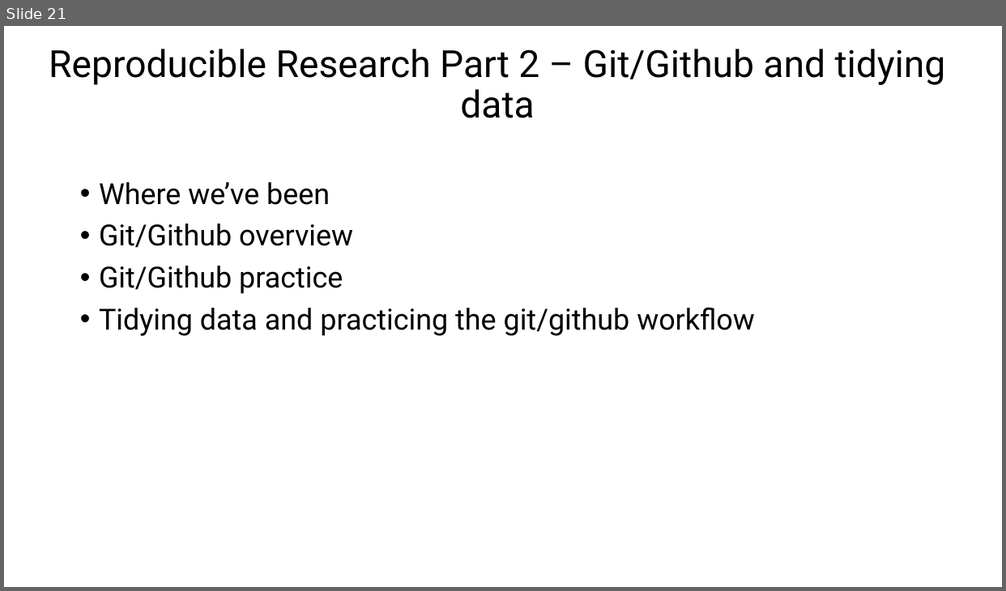
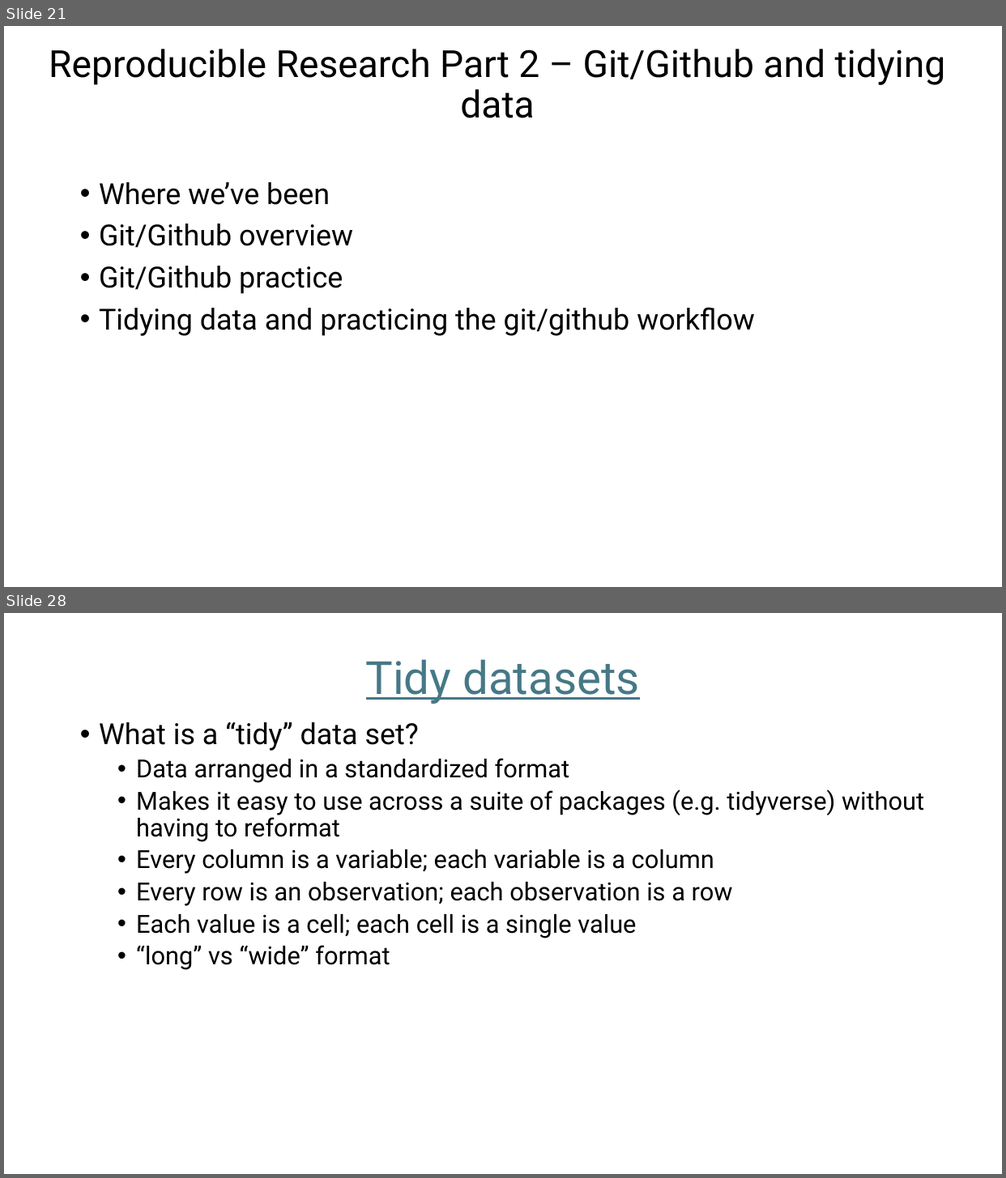
Before and after one commit to marissadyck/reproducible-research-R-ASM, a slide deck: docs/Reproducible research in R.pptx. Shown one above the other, each under a label of ours: slide 21 before the commit, slides 21 and 28 after it; the slides between them are not shown. The pictures are 1006x591 and 1006x1178 pixels, drawn with LibreOffice and Linux fonts; fonts in the diff are those of the drawing. Boxes give left, top, right and bottom in pixels: in the first picture for what was removed or moved away, otherwise in the second. Text is boxed around its words. In the diff, an @@ line names an element or a change of style, - is before the commit and + after.

```diff
--- a/docs/Reproducible research in R.pptx
+++ b/docs/Reproducible research in R.pptx
@@ slide 28 added at (x1=4, y1=613, x2=1002, y2=1174), background #FFFFFF @@
@@ title added at (x1=366, y1=659, x2=640, y2=704), 44 pt, text #467886, underline @@
+Tidy datasets
@@ text added at (x1=99, y1=722, x2=924, y2=970), 24 pt, text #000000 @@
+• What is a “tidy” data set?
+  • Data arranged in a standardized format
+  • Makes it easy to use across a suite of packages (e.g. tidyverse) without having to reformat
+  • Every column is a variable; each variable is a column
+  • Every row is an observation; each observation is a row
+  • Each value is a cell; each cell is a single value
+  • “long” vs “wide” format
```
Also in this commit, not shown: 8 other slides added, 1 slide removed, 2 other files.
